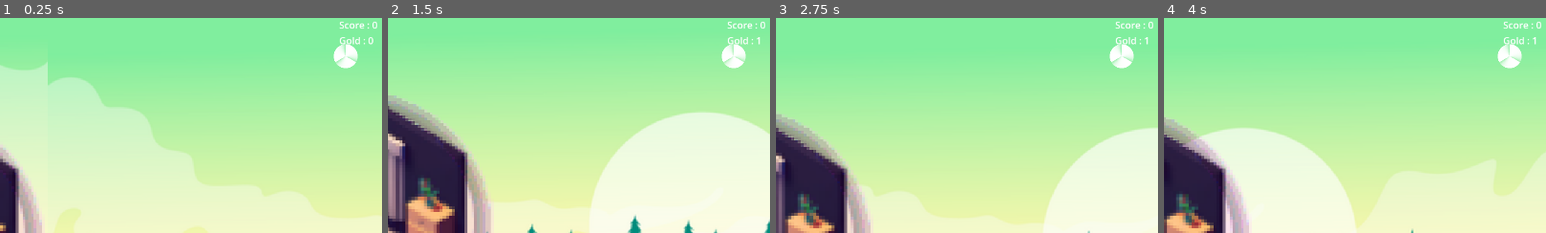
Above: before the commit, frames 1-4 (left to right).
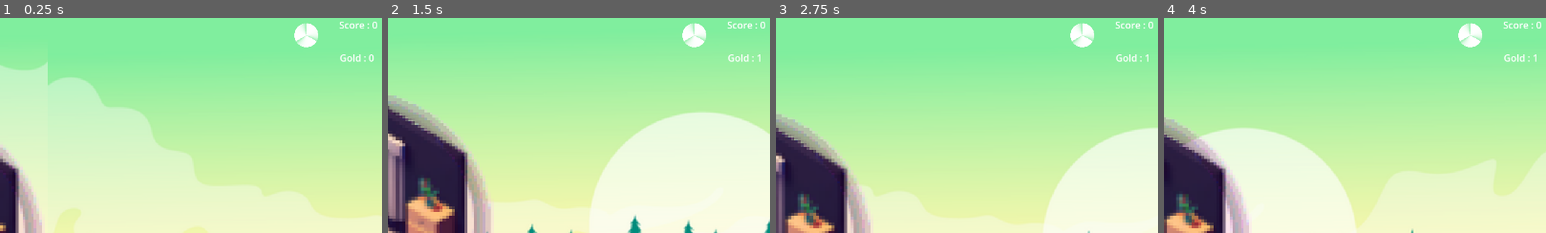
Above: after the commit, the same moments.

Repository: Narrop/Jame-Gam-17
Game: Godot game, scene res://Game.tscn
Two runs of this game, one before a commit and one after it. Both use one fixed random seed, a clock stepped at 60 frames per second and the inputs below. The engine's default icon, where the game draws it, is replaced by a stand-in: a white triangle on a blue panel in a dark square.
Inputs:
- Up to frame 1 (0.25 s): no input
- Up to frame 2 (1.5 s): tap Enter (ui_accept) at 0.5, 0.77 s; hold Right (ui_right) from 0.53 s (still down)
- Up to frame 3 (2.75 s): tap Enter (ui_accept) at 1.52 s; release Right (ui_right) at 2.03 s; hold Left (ui_left) from 2.03 s (still down)
- Up to frame 4 (4 s): release Left (ui_left) at 2.78 s; hold Right (ui_right) from 2.78 s (still down); tap Enter (ui_accept) at 3.02, 3.77 s
The pictures show only the part of the screen within x 44-94%, y 0-50%; the shares and areas given below are measured in that part.

The runs differ from the first frame. In frame 1, 1.3% of the frame differs, in the area x 77-98%, y 2-24%; in frame 2, 1.3%; in frame 3, 1.3%; in frame 4, 1.3%.
Error in both runs: Invalid access to property or key 'max_score' on a base object of type 'Node (Player_variable.gd)'. (res://Scenes/Levels/OnScreenScore.gd:8)

Commit message:
Update Level1.tscn

Diff:
--- a/Scenes/Levels/Level1.tscn
+++ b/Scenes/Levels/Level1.tscn
@@ -59,9 +59,10 @@
 anchors_preset = 1
 anchor_left = 1.0
 anchor_right = 1.0
-offset_left = -155.0
-offset_top = 26.0
-offset_bottom = 52.0
+offset_left = -154.0
+offset_top = 55.0
+offset_right = 1.0
+offset_bottom = 81.0
 grow_horizontal = 0
 size_flags_horizontal = 0
 size_flags_vertical = 0
@@ -71,10 +72,10 @@
 [node name="Hammer_counter" type="Control" parent="Player/Camera2D/CanvasLayer"]
 layout_mode = 3
 anchors_preset = 0
-offset_left = 1136.0
-offset_top = 64.0
-offset_right = 1176.0
-offset_bottom = 104.0
+offset_left = 1070.0
+offset_top = 29.0
+offset_right = 1110.0
+offset_bottom = 69.0
 script = ExtResource("7_o5bpi")
 
 [connection signal="timeout" from="Player/Camera2D/CanvasLayer/Timer" to="Player/Camera2D/CanvasLayer/Score" method="_on_timer_timeout"]
